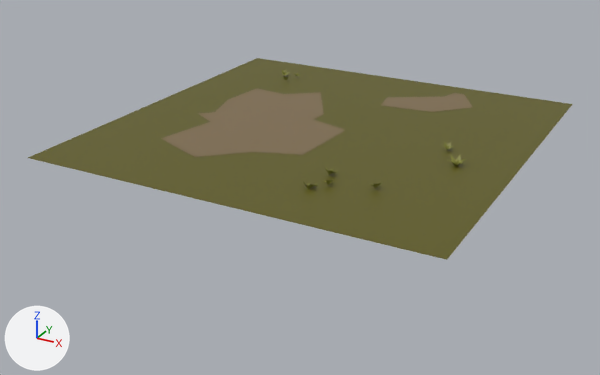
Two versions of the FBX model Assets/Models/Chao 03.fbx, one commit apart.
Camera for both pictures: a camera (50 mm lens) standing at (1.78, -3.49, 1.4) and looking at (-0.06, -0.13, -0.28). The lights are fixed; the arrows at lower left show +X, +Y and +Z. Where no turn or scale is listed for an object, it has been applied to the vertices.

Script lines for the objects in view, before the commit:
```python
me_chão_03 = bpy.data.meshes.new('Chão 03')
me_chão_03.from_pydata(...)  # 253 vertices, 239 faces; spans x -1.0..1.0, y -1.0..1.0, z -0.01..0.04
me_chão_03.materials.append(mat_atlas_lightmap_pack)  # picture img_atlas_lightmap_pack_png
# before: 0 (-1.0, -1.0, 0.0) at pixel (27, 157), 1 (1.0, -1.0, 0.0) at pixel (446, 259), 2 (-1.0, 1.0, 0.0) at pixel (257, 58), 3 (1.0, 1.0, 0.0) at pixel (572, 104)
ob_chão_03 = bpy.data.objects.new('Chão 03', me_chão_03)
ob_chão_03.location = (0.0, 0.0, 0.0)
```
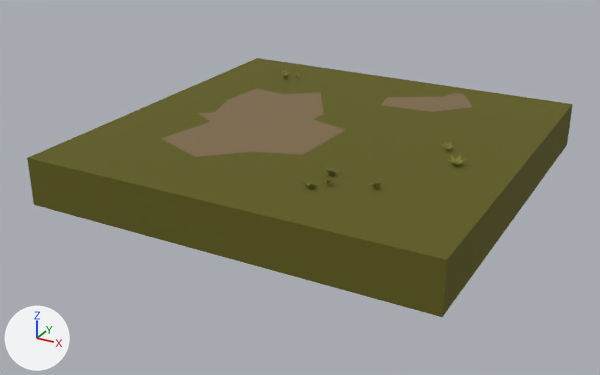
The newer file is also turned or shifted as a whole; pictures and numbers use the older file's frame.

The change in detail:
me_chão_03 is used by ob_chão_03; location (0.0, 0.0, 0.0).
Verts and faces of me_chão_03; kept vertices keep their numbers, new ones are numbered from 253.
me_chão_03 had 253 vertices, 239 faces and spanned x -1.0..1.0, y -1.0..1.0, z -0.01..0.04.
me_chão_03 now has 257 vertices, 244 faces and spans x -1.0..1.0, y -1.0..1.0, z -0.23..0.04.
Part 1, on me_chão_03:
New vertices 253 to 256 stand at vertices 0 to 3, in that order, plus (0.0, 0.0, -0.23).
New faces: (253, 255, 256, 254), (2, 3, 256, 255), (0, 253, 254, 1), (1, 254, 256, 3), (0, 2, 255, 253).

Changed parts and their boxes [x1, y1, x2, y2] in the pictures (600 x 375 px):
'Chão 03', reshaped (28% taller): before [28, 58, 572, 260]; after [27, 58, 573, 317]
part 1 of me_chão_03, added (yellow): after [27, 104, 573, 317]
